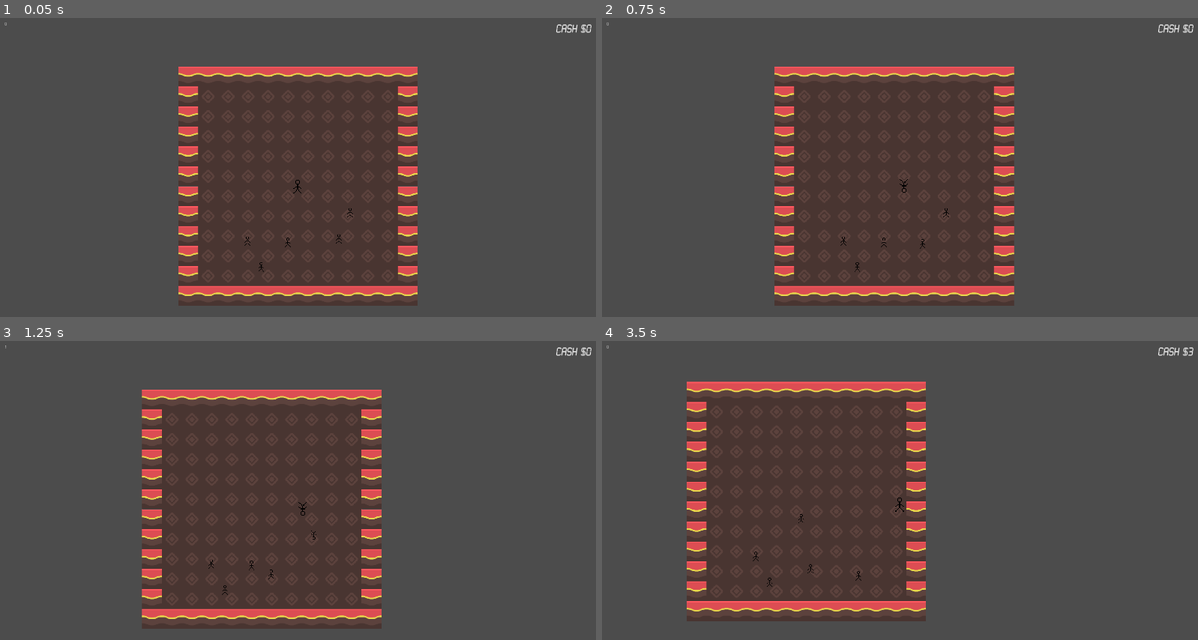
Above: before the commit, frames 1-4 (two rows, left to right).
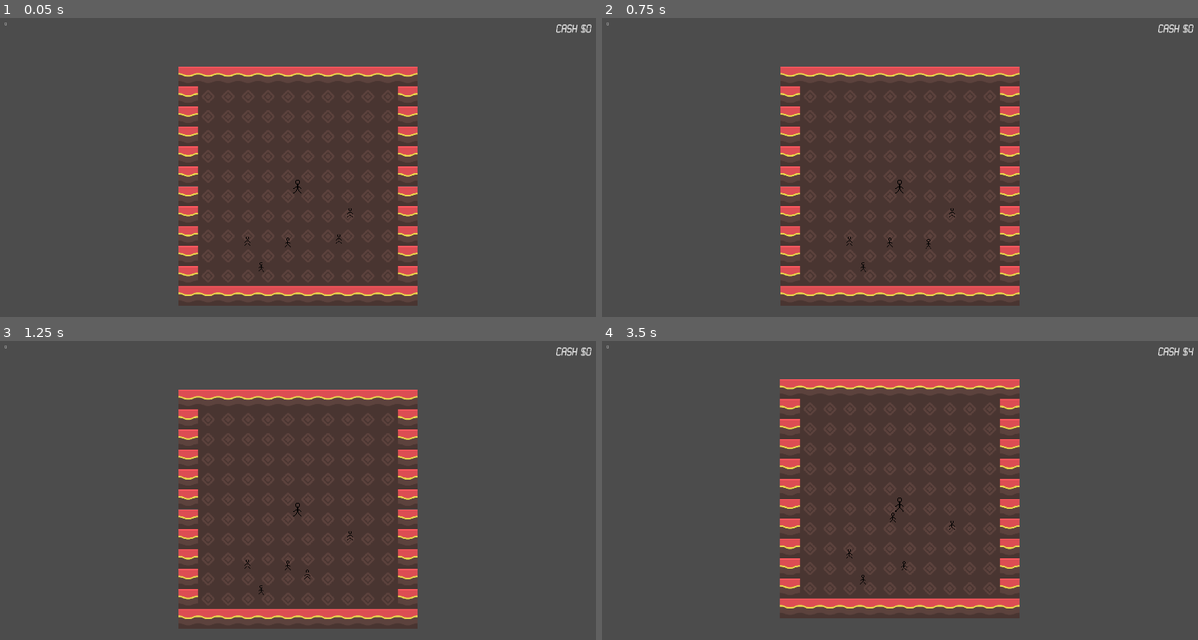
Above: after the commit, the same moments.

Repository: silentcoder99/LD46
Game: Godot game, scene res://Main.tscn
The game is run twice, just before and just after one commit, with the same random seed, the same clock (stepped at 60 frames per second) and the same inputs.
Inputs:
- Up to frame 1 (0.05 s): no input
- Up to frame 2 (0.75 s): tap Enter at 0.5 s; hold Right (ui_right) from 0.53 s (still down); hold E (dance, bound only after the commit) from 0.53 s (still down)
- Up to frame 3 (1.25 s): keep holding Right (ui_right); keep holding E (dance, bound only after the commit)
- Up to frame 4 (3.5 s): release Right (ui_right) at 1.28 s; release E (dance, bound only after the commit) at 1.28 s; hold Down (ui_down) 1.28-2.03 s; tap E (dance, bound only after the commit) at 1.35, 2.85 s; hold Right (ui_right) 2.03-2.78 s; hold E (dance, bound only after the commit) 2.03-2.78 s; hold Up (ui_up) from 2.78 s (still down)

Frame 1 is identical in both runs. In frame 2, 3.0% of the frame differs, in the area x 28-71%, y 16-97%; in frame 3, 9.6%; in frame 4, 23%, in the area x 14-100%, y 2-94%.

Commit message:
Prevent DJ from dancing eternally

Diff:
--- a/Partier.gd
+++ b/Partier.gd
@@ -8,6 +8,8 @@
 
 var screen_size
 
+var dance_time_offset;
+
 var dancing_old = false
 var dancing = false
 var near_player = false
@@ -16,9 +18,8 @@
 var attraction
 
 func start_dancing(animTime):
+	dance_time_offset = animTime;
 	near_player = true
-	$AnimationPlayer.play("dance")
-	$AnimationPlayer.seek(animTime, true);
 
 func stop_dancing():
 	near_player = false
@@ -31,12 +32,14 @@
 	#add_child(tip_animation)
 
 func _process(delta):
-	if near_player:
+	if near_player && player.dancing:
 		dancing = true
 	else:
 		dancing = false
 
 	if not dancing_old and dancing:
+		$AnimationPlayer.play("dance")
+		$AnimationPlayer.seek(dance_time_offset, true);
 		player.nearby_partiers += 1
 
 
--- a/Player.gd
+++ b/Player.gd
@@ -6,6 +6,7 @@
 var boundary = 285
 
 var money = 0;
+var dancing = false
 
 func _process(delta):
 
@@ -20,10 +21,19 @@
 	if Input.is_action_pressed("ui_right"):
 		velocity.x += 1
 
-	apply_impulse(Vector2(), velocity.normalized() * speed);
+	if(!dancing):
+		apply_impulse(Vector2(), velocity.normalized() * speed)
 
 func _input(event):
-	pass
+	if event.is_action_pressed("dance"):
+		dancing = !dancing
+		print("hey!")
+
+		if dancing:
+			$AnimationPlayer.play("dance")
+		else:
+			$AnimationPlayer.stop()
+			$AnimationPlayer.seek(0, true)
 
 func _on_ProximityArea_body_entered(body):
 	if is_body_partier(body):
--- a/Player.tscn
+++ b/Player.tscn
@@ -1,8 +1,8 @@
 [gd_scene load_steps=8 format=2]
 
 [ext_resource path="res://Player.gd" type="Script" id=1]
-[ext_resource path="res://person_upside_down.png" type="Texture" id=2]
-[ext_resource path="res://person.png" type="Texture" id=3]
+[ext_resource path="res://person.png" type="Texture" id=2]
+[ext_resource path="res://person_upside_down.png" type="Texture" id=3]
 
 [sub_resource type="Animation" id=4]
 resource_name = "dance"
@@ -48,7 +48,6 @@
 texture = ExtResource( 2 )
 
 [node name="AnimationPlayer" type="AnimationPlayer" parent="."]
-autoplay = "dance"
 anims/dance = SubResource( 4 )
 
 [node name="AnimatedSprite" type="AnimatedSprite" parent="."]
@@ -56,6 +55,7 @@
 scale = Vector2( 3, 3 )
 frames = SubResource( 3 )
 animation = "dance"
+frame = 1
 playing = true
 
 [node name="Camera2D" type="Camera2D" parent="."]
--- a/project.godot
+++ b/project.godot
@@ -77,6 +77,11 @@
 , Object(InputEventKey,"resource_local_to_scene":false,"resource_name":"","device":0,"alt":false,"shift":false,"control":false,"meta":false,"command":false,"pressed":false,"scancode":83,"unicode":0,"echo":false,"script":null)
  ]
 }
+dance={
+"deadzone": 0.5,
+"events": [ Object(InputEventKey,"resource_local_to_scene":false,"resource_name":"","device":0,"alt":false,"shift":false,"control":false,"meta":false,"command":false,"pressed":false,"scancode":69,"unicode":0,"echo":false,"script":null)
+ ]
+}
 
 [rendering]
 
Not shown: 1 places in Player.tscn that only renumber resources
